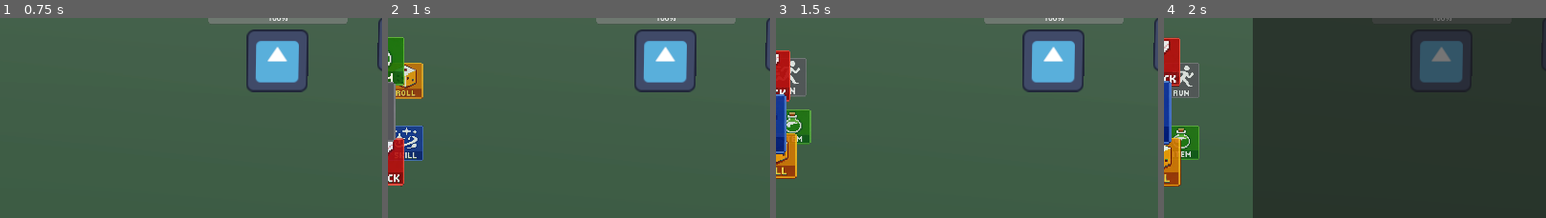
Above: before the commit, frames 1-4 (left to right).
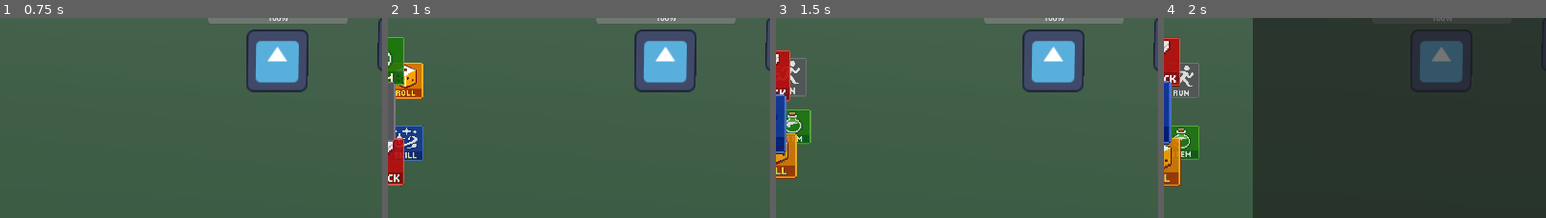
Above: after the commit, the same moments.

Repository: pollution0504/diceGame
Game: Godot game, scene res://Combat/battle_scene.tscn
The game is run twice, just before and just after one commit, with the same random seed, the same clock (stepped at 60 frames per second) and the same inputs. The project has no main scene, so this scene is started directly. The engine's default icon, where the game draws it, is replaced by a stand-in: a white triangle on a blue panel in a dark square.
Inputs:
- Up to frame 1 (0.75 s): tap Enter (ui_accept) at 0.5 s; hold D (right) from 0.53 s (still down)
- Up to frame 2 (1 s): keep holding D (right); tap Enter (ui_accept) at 0.77 s
- Up to frame 3 (1.5 s): release D (right) at 1.28 s; hold S (down) from 1.28 s (still down)
- Up to frame 4 (2 s): keep holding S (down); tap Enter (ui_accept) at 1.52 s
The pictures show only the part of the screen within x 36-86%, y 32-82%; the shares and areas given below are measured in that part.

Frame 1 is identical in both runs. In frame 2, 0.7% of the frame differs, in the area x 2-10%, y 22-41%; in frame 3, less than 0.1%; in frame 4, less than 0.1%.

Commit message:
Started UPDATE_BUTTON functions
Only tested it with roll, but it should work with anything.

Diff:
--- a/Combat/battle_ally.gd
+++ b/Combat/battle_ally.gd
@@ -11,8 +11,8 @@
 		print(entity_name, " Roll expires in ", dice_roll_turns_remaining, " turns")
 		if dice_roll_turns_remaining == 0:
 			current_dice_roll = -1
-			if combat_menu:
-				combat_menu.update_roll_button(false) # Ungrey out the Dice
+			#if combat_menu:
+				#combat_menu.update_button(2) # Ungrey out the Dice
 			print(entity_name, " Roll expired!")
 
 	print(entity_name, " turn")
--- a/Combat/battle_scene.gd
+++ b/Combat/battle_scene.gd
@@ -237,7 +237,7 @@
 
 	await get_tree().create_timer(DICE_TIMER_DURATION).timeout
 
-	#source_entity.combat_menu.update_roll_button(true) # Grey out the Dice
+	#source_entity.combat_menu.update_button(2) # Grey out the Dice
 
 	await get_tree().process_frame
 	await get_tree().process_frame
--- a/Combat/combat_menu.gd
+++ b/Combat/combat_menu.gd
@@ -27,6 +27,13 @@
 var is_active := false
 var skills_populated := false
 
+var attack_disabled := false
+var skills_disabled := false
+var roll_disabled := false
+var item_disabled := false
+var run_disabled := false
+
+
 const menu_back_sfx = preload("res://SFX/menu_back_sfx.wav")
 const menu_scroll_sfx = preload("res://SFX/menu_scroll_sfx.wav")
 const menu_select_sfx = preload("res://SFX/menu_select_sfx.wav")
@@ -51,6 +58,7 @@
 	selected_option = 0
 	carousel_container.selected_index = 0
 	is_active = true
+	update_all_buttons()
 	skill_list.hide()
 	show()
 
@@ -58,13 +66,41 @@
 func close():
 	is_active = false
 	hide()
+## Updates the state of each button in combat menu
+## 0: Attack
+## 1: Skill
+## 2: Roll
+## 3: Item
+## 4: Run
+func update_button(button_index: int):
+	if button_index < 0 or button_index >= option_icons.size():
+		push_warning("Out of range button index: " + str(button_index))
+		return
+	match button_index:
+		0: update_attack_button()
+		1: update_skill_button()
+		2: update_roll_button()
+		3: update_item_button()
+		4: update_run_button()
 
-func update_roll_button(has_active_roll: bool):
-	var roll_icon = option_icons[2]  # RollIcon is index 2
-	if has_active_roll:
-		roll_icon.modulate = Color(0.3, 0.3, 0.3)  # grey out
-	else:
-		roll_icon.modulate = Color(1, 1, 1)  # normal
+func update_all_buttons():
+	for i in option_icons.size():
+		update_button(i)
+
+func update_attack_button():
+	pass
+
+func update_skill_button():
+	pass
+
+func update_roll_button():
+	option_icons[2].modulate = Color(0.3, 0.3, 0.3) if entity.current_dice_roll != -1 else Color(1, 1, 1)
+
+func update_item_button():
+	pass
+
+func update_run_button():
+	pass
 
 # Goes Up and Down on the Menu
 func _unhandled_input(event):
